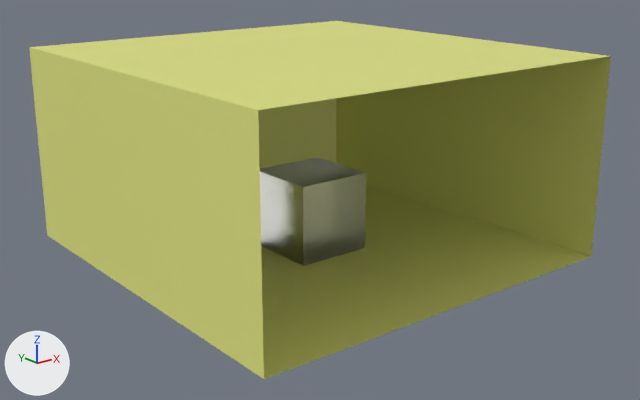
Renders of the Blender file example-scenes/models/Caustics/cube.blend from each side of a commit.
Camera for both pictures: a 50 mm lens placed at (-13.28, -16.99, 7.98), pointed at (-0.03, -0.43, 1.35). Every picture has the same lights, and +X, +Y and +Z are marked at lower left.

Objects in the first picture: 'Cube', 'backwall', 'ceiling', 'floor', 'leftwall', 'rightwall'.
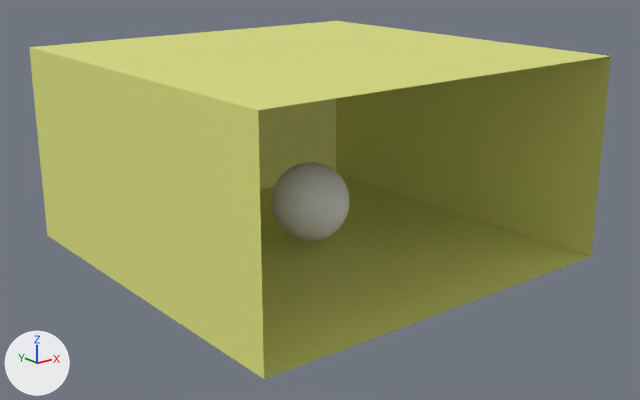
Changed parts and their boxes [x1, y1, x2, y2] in the pictures (640 x 400 px):
'Cube', reshaped, moved (25% narrower, 27% shorter): before [260, 157, 366, 266]; after [271, 162, 350, 241]

The change, as a diff of the scene's bpy script:
```diff
--- a/example-scenes/models/Caustics/cube.blend.py
+++ b/example-scenes/models/Caustics/cube.blend.py
@@ mat_sphere @@
+mat_sphere = principled_material('sphere')
+mat_sphere.base_color = (0.8, 0.8, 0.8)  # white #e7e7e7
@@ me_cube_001 @@
 # used by ob_cube; location = (0.0, 0.0, 1.0)
-me_cube_001.from_pydata(...)  # 8 vertices, 6 faces; spans x -1.0..1.0, y -1.0..1.0, z -1.0..1.0
-me_cube_001.materials.append(mat_cube)
+me_cube_001.from_pydata(...)  # 482 vertices, 512 faces; spans x -1.0..1.0, y -1.0..1.0, z -1.0..1.0
+# me_cube_001 part 1: 8 vertices removed from x -1.0..1.0, y -1.0..1.0, z -1.0..1.0; 482 vertices added at x -1.0..1.0, y -1.0..1.0, z -1.0..1.0, forming a UV sphere (32 segments, 16 rings, poles along z)
+me_cube_001.materials.append(mat_sphere)  # white #e7e7e7
@@ ob_cube @@
 ob_cube = bpy.data.objects.new('Cube', me_cube_001)
-ob_cube.location = (0.0, 0.0, 1.0)
+ob_cube.location = (0.0, 0.0, 1.2)
```
